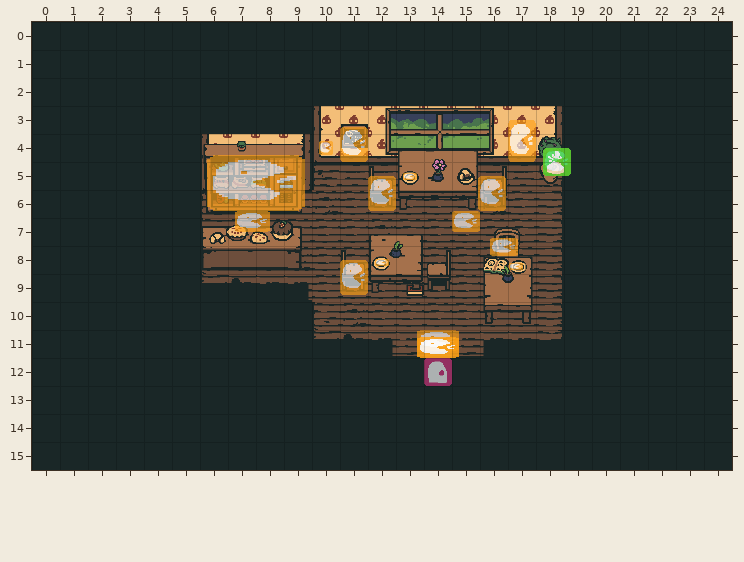
Tiled map: core/assets/maps/CAFE.tmx. The first picture shows the starting point.
Cells are 32x32 px. Shown: x 0..24, y 0..15.
After:
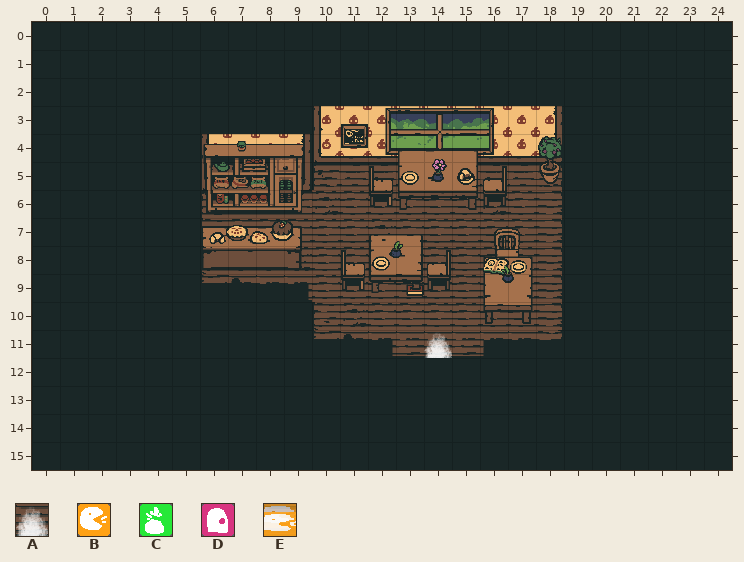
Key: from "light": A 64; from "objects": B 0, C 1, D 5; from "shop": E 49.
_ is an empty cell.
Objects are placed by their top-left corner, in cells (3,4 is the top-left corner of cell 3,4); size is 1x1 cell unless given.
See-through tiles are keyed as they look on the map.
What changed:
Layer "MIDDLE":
Tile E is gone in row 11 at x 14.
Layer "LIGHT":
Tile A is added in row 11 at x 14.
Layer "ENTITIES" (now hidden):
Object B "text" at 10.2,4.2 size 0.5x0.5 is removed.
Object B "text" at 11,3.8 size 1x1.2 is removed.
Object B "cafe painting" at 17,3.5 size 1x1.5 is removed.
Object B "text" at 18.2,4.5 is removed.
Object C "SECRET" at 18.2,4.5 is removed.
Object B "order1" at 13.2,5.4 size 0.5x0.2 is removed.
Object B "customer1" at 12,5.5 size 1x1.2 is removed.
Object B "friend" at 15.9,5.5 size 1x1.2 is removed.
Object B "text" at 6.2,4.8 size 3.5x2 is removed.
Object B "pumpkin cleaning up" at 15,6.8 size 1x0.8 is removed.
Object B "pumpkin running cafe" at 7.2,6.8 size 1.2x0.8 is removed.
Object B "customer3" at 16.4,7.8 size 1x0.6 is removed.
Object B "order2" at 12.2,8.5 size 0.5x0.2 is removed.
Object B "order3" at 17,8.6 size 0.5x0.2 is removed.
Object B "customer2" at 11,8.5 size 1x1.2 is removed.
Object B "left with orders" at 13.8,11 size 1.5x0.8 is removed.
Object B "enter cafe" at 13.8,11.2 size 1.5x0.8 is removed.
Object B "enter cafe early" at 13.8,11.2 size 1.5x0.8 is removed.
Object D "portal" at 14,12 is removed.
